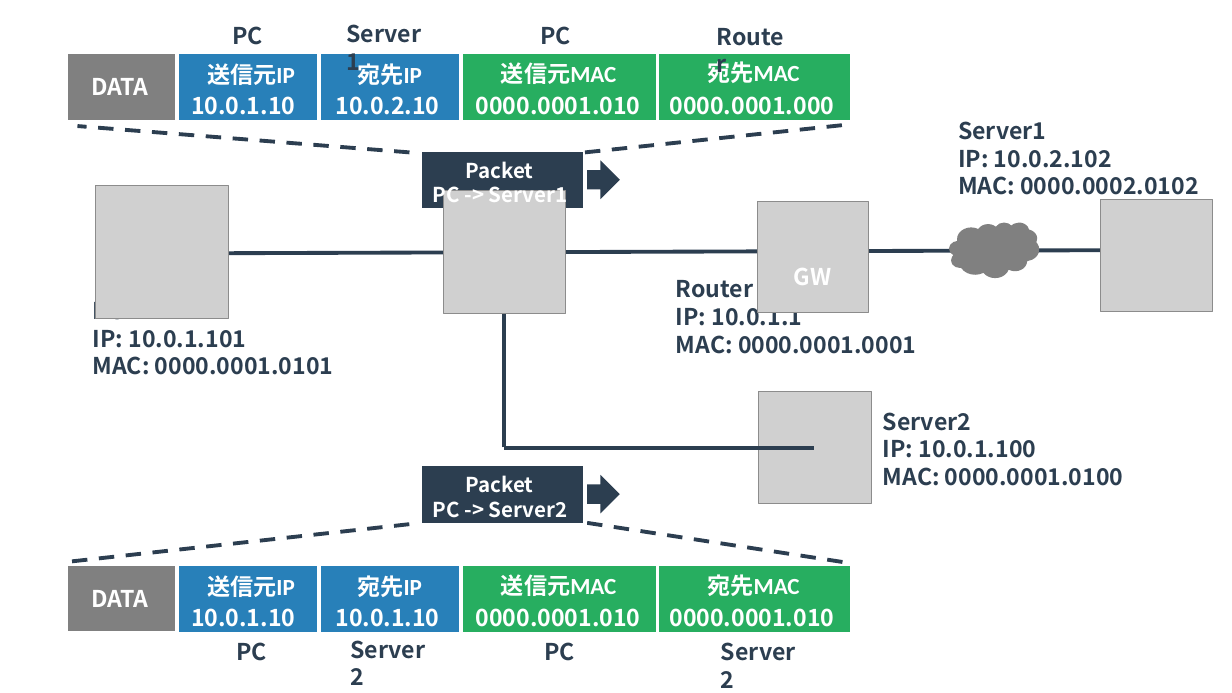
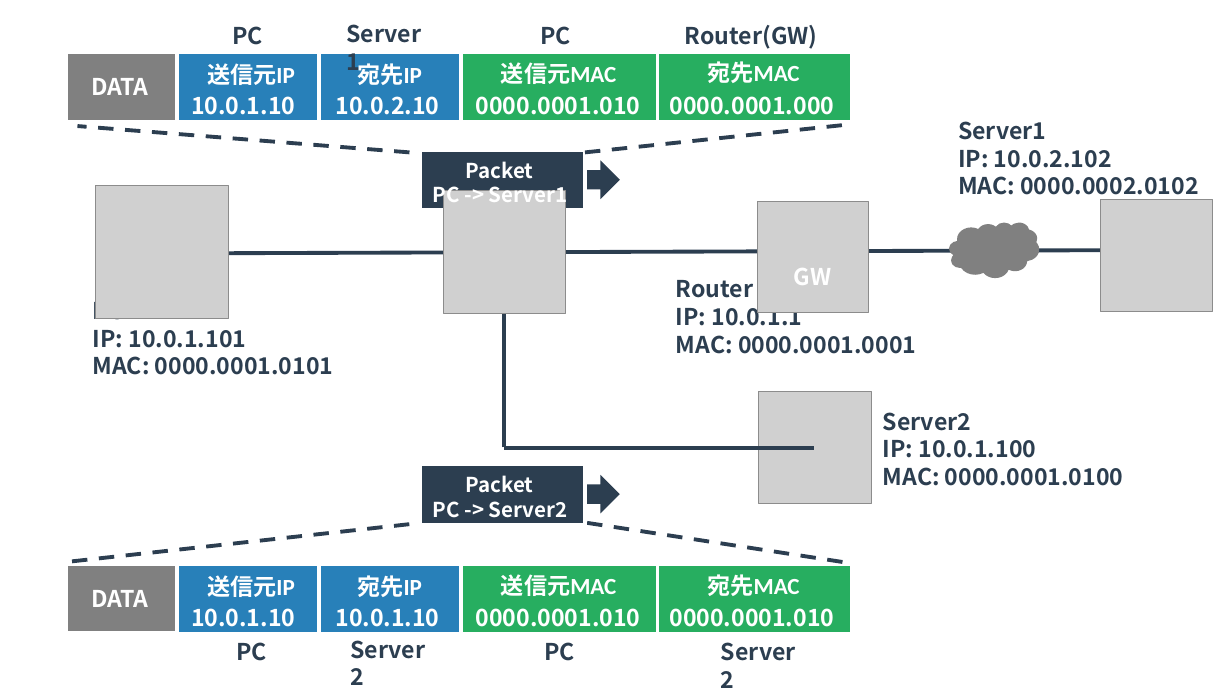
Before and after one commit to yuichi110/www.yuichi.com-network, a slide deck: slide 3 of slides/0030.pptx. Drawn at 1232x693 pixels with LibreOffice and Linux fonts; fonts in the diff are those of the drawing; grey boxes stand for pictures. Boxes give left, top, right and bottom in pixels: in the first picture for what was removed or moved away, otherwise in the second. Text is boxed around its words. In the diff, an @@ line names an element or a change of style, - is before the commit and + after.

```diff
--- a/slides/0030.pptx
+++ b/slides/0030.pptx
@@ text at [685, 25, 817, 49]: text changed @@
-Router
+Router(GW)
```
Also in this commit, not shown: 2 other slides changed, 2 slides added, 2 other files.
